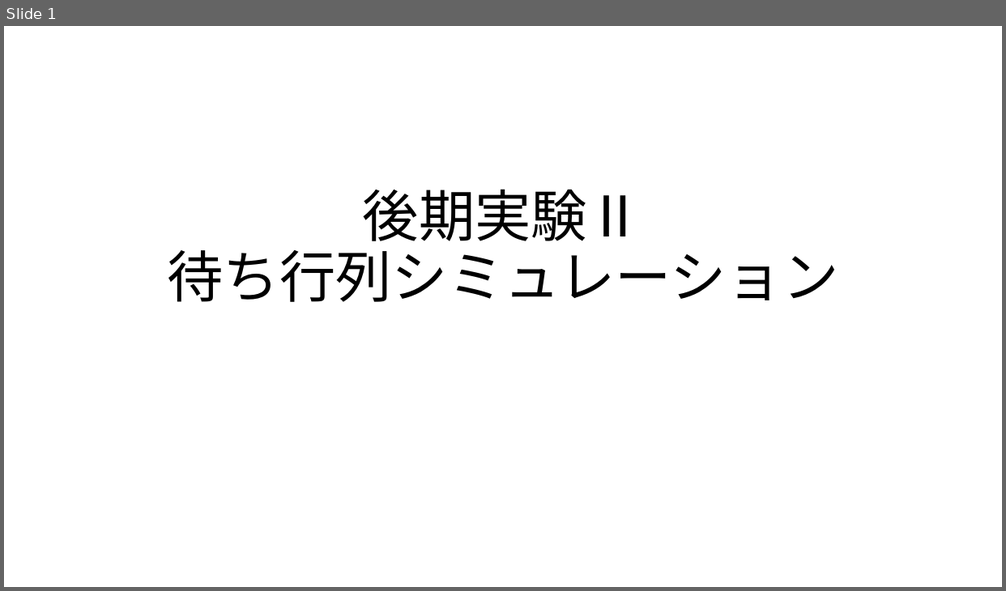
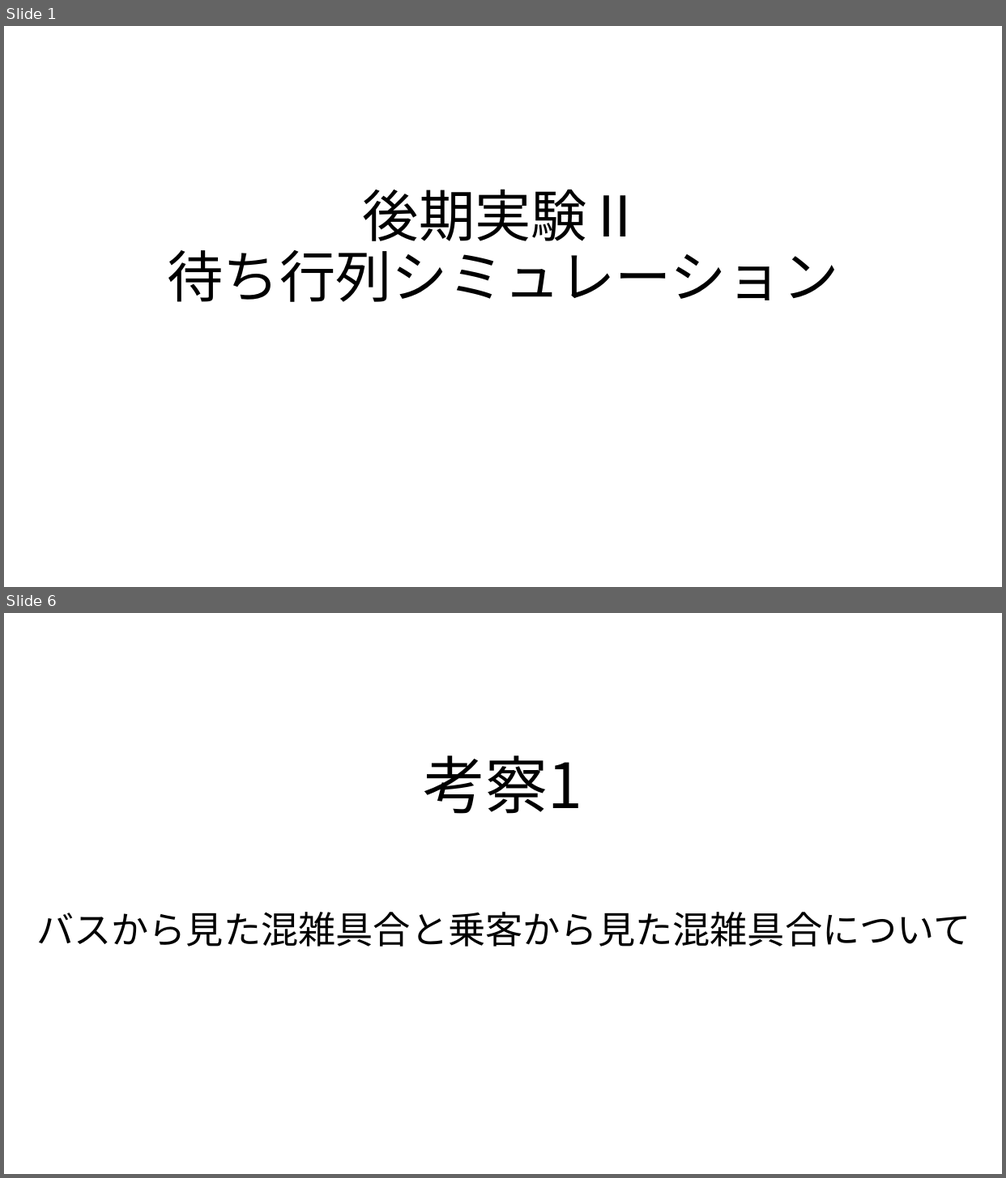
Before and after one commit to kamase14/jikken_2, a slide deck: slide.pptx. Shown one above the other, each under a label of ours: slide 1 before the commit, slides 1 and 6 after it; the slides between them are not shown. The pictures are 1006x591 and 1006x1178 pixels, drawn with LibreOffice and Linux fonts; fonts in the diff are those of the drawing. Boxes give left, top, right and bottom in pixels: in the first picture for what was removed or moved away, otherwise in the second. Text is boxed around its words. In the diff, an @@ line names an element or a change of style, - is before the commit and + after.

```diff
--- a/slide.pptx
+++ b/slide.pptx
@@ slide 6 added at box(4, 613, 1002, 1174), background #FFFFFF @@
@@ title added at box(424, 756, 583, 814), 60 pt, text #000000 @@
+考察1
@@ subtitle added at box(36, 912, 971, 947), 36 pt, text #000000 @@
+バスから見た混雑具合と乗客から見た混雑具合について
```
Also in this commit, not shown: 4 slides changed, 7 other slides added, 4 slides removed.
